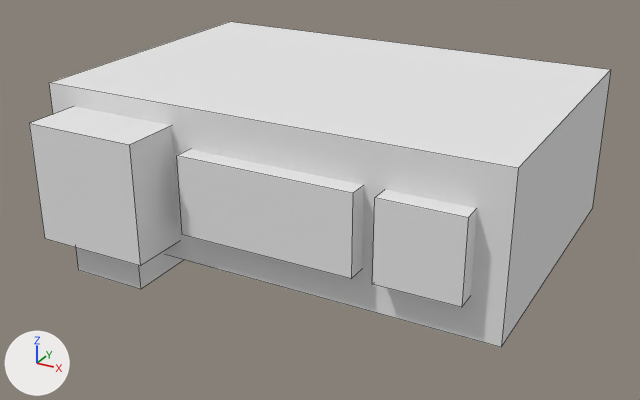
What one commit did to the OBJ model src/main/resources/assets/ivv/objmodels/parts/radiocopradio.obj.
One viewpoint serves both versions: a 50 mm lens placed at (0.321, -0.611, 0.319), pointed at (0.005, -0.036, 0.032). Every picture has the same lights, and +X, +Y and +Z are marked at lower left. Mesh edges are drawn as thin lines. Where no turn or scale is listed for an object, it has been applied to the vertices.

The first picture shows 'cube', 'knob', 'screen', 'thing'.
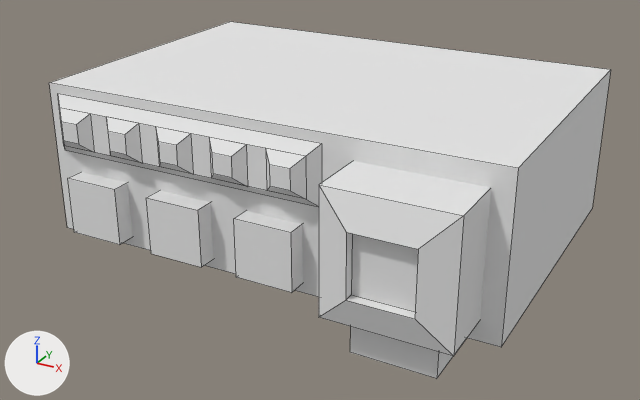
Edits to the bpy script that builds the scene:
```text
Change me_thing:
    remove me_thing.from_pydata(...)  # 16 vertices, 12 faces; spans x -0.1641..-0.0703, y -0.1719..-0.0781, z -0.0156..0.1094
    add me_thing.from_pydata(...)  # 24 vertices, 20 faces; spans x 0.0781..0.1719, y -0.1797..-0.0781, z -0.0156..0.1094
    me_thing part 1: the loose piece of 8 vertices spanning x -0.1484..-0.0859, y -0.1562..-0.0938, z -0.0156..0.0156 is moved by (0.2422, 0.0, 0.0)
    me_thing part 2: a new loose piece of 16 vertices spanning x 0.0781..0.1719, y -0.1797..-0.0781, z 0.0156..0.1094, in mat_m_0 (white #e7e7e7)
    me_thing part 3: the loose piece of 8 vertices spanning x -0.1641..-0.0703, y -0.1719..-0.0781, z 0.0156..0.1094 is deleted
Add me_ledbar:
    me_ledbar.from_pydata([(0.055, -0.125, 0.117), (0.047, -0.133, 0.109), (0.047, -0.133, 0.078), (0.055, -0.125, 0.07), (-0.172, -0.133, 0.078), (-0.172, -0.133, 0.109), (-0.18, -0.125, 0.117), (-0.18, -0.125, 0.07)], [], [(0, 1, 2, 3), (4, 5, 6, 7), (5, 1, 0, 6), (3, 2, 4, 7), (2, 1, 5, 4), (6, 0, 3, 7)])
    me_ledbar.materials.append(mat_m_0)  # white #e7e7e7
Add me_led5:
    me_led5.from_pydata([(0.0469, -0.1328, 0.1094), (0.0391, -0.1406, 0.1016), (0.0391, -0.1406, 0.0859), (0.0469, -0.1328, 0.0781), (0.0234, -0.1406, 0.0859), (0.0234, -0.1406, 0.1016), (0.0156, -0.1328, 0.1094), (0.0156, -0.1328, 0.0781)], [], [(0, 1, 2, 3), (4, 5, 6, 7), (5, 1, 0, 6), (3, 2, 4, 7), (2, 1, 5, 4), (6, 0, 3, 7)])
    me_led5.materials.append(mat_m_0)  # white #e7e7e7
Add me_led4:
    me_led4.from_pydata([(0.0, -0.1328, 0.1094), (-0.0078, -0.1406, 0.1016), (-0.0078, -0.1406, 0.0859), (0.0, -0.1328, 0.0781), (-0.0234, -0.1406, 0.0859), (-0.0234, -0.1406, 0.1016), (-0.0312, -0.1328, 0.1094), (-0.0312, -0.1328, 0.0781)], [], [(0, 1, 2, 3), (4, 5, 6, 7), (5, 1, 0, 6), (3, 2, 4, 7), (2, 1, 5, 4), (6, 0, 3, 7)])
    me_led4.materials.append(mat_m_0)  # white #e7e7e7
Add me_led3:
    me_led3.from_pydata([(-0.0469, -0.1328, 0.1094), (-0.0547, -0.1406, 0.1016), (-0.0547, -0.1406, 0.0859), (-0.0469, -0.1328, 0.0781), (-0.0703, -0.1406, 0.0859), (-0.0703, -0.1406, 0.1016), (-0.0781, -0.1328, 0.1094), (-0.0781, -0.1328, 0.0781)], [], [(0, 1, 2, 3), (4, 5, 6, 7), (5, 1, 0, 6), (3, 2, 4, 7), (2, 1, 5, 4), (6, 0, 3, 7)])
    me_led3.materials.append(mat_m_0)  # white #e7e7e7
Add me_led2:
    me_led2.from_pydata([(-0.0938, -0.1328, 0.1094), (-0.1016, -0.1406, 0.1016), (-0.1016, -0.1406, 0.0859), (-0.0938, -0.1328, 0.0781), (-0.1172, -0.1406, 0.0859), (-0.1172, -0.1406, 0.1016), (-0.125, -0.1328, 0.1094), (-0.125, -0.1328, 0.0781)], [], [(0, 1, 2, 3), (4, 5, 6, 7), (5, 1, 0, 6), (3, 2, 4, 7), (2, 1, 5, 4), (6, 0, 3, 7)])
    me_led2.materials.append(mat_m_0)  # white #e7e7e7
Add me_led1:
    me_led1.from_pydata([(-0.1406, -0.1328, 0.1094), (-0.1484, -0.1406, 0.1016), (-0.1484, -0.1406, 0.0859), (-0.1406, -0.1328, 0.0781), (-0.1641, -0.1406, 0.0859), (-0.1641, -0.1406, 0.1016), (-0.1719, -0.1328, 0.1094), (-0.1719, -0.1328, 0.0781)], [], [(0, 1, 2, 3), (4, 5, 6, 7), (5, 1, 0, 6), (3, 2, 4, 7), (2, 1, 5, 4), (6, 0, 3, 7)])
    me_led1.materials.append(mat_m_0)  # white #e7e7e7
Remove ob_knob:
    ob_knob = bpy.data.objects.new('knob', me_knob)
Remove ob_screen:
    ob_screen = bpy.data.objects.new('screen', me_screen)
Add ob_ledbar:
    ob_ledbar = bpy.data.objects.new('ledbar', me_ledbar)
    ob_ledbar.location = (0.0, 0.0, 0.0)
Add ob_led5:
    ob_led5 = bpy.data.objects.new('led5', me_led5)
    ob_led5.location = (0.0, 0.0, 0.0)
Add ob_led4:
    ob_led4 = bpy.data.objects.new('led4', me_led4)
    ob_led4.location = (0.0, 0.0, 0.0)
Add ob_led3:
    ob_led3 = bpy.data.objects.new('led3', me_led3)
    ob_led3.location = (0.0, 0.0, 0.0)
Add ob_led2:
    ob_led2 = bpy.data.objects.new('led2', me_led2)
    ob_led2.location = (0.0, 0.0, 0.0)
Add ob_led1:
    ob_led1 = bpy.data.objects.new('led1', me_led1)
    ob_led1.location = (0.0, 0.0, 0.0)
Add ob_knob3:
    ob_knob3 = bpy.data.objects.new('knob3', me_knob3)  # a box spanning x -0.0078..0.0391, y -0.1406..-0.1094, z 0.0078..0.0547; in mat_m_0 (white #e7e7e7)
    ob_knob3.location = (0.0, 0.0, 0.0)
Add ob_knob2:
    ob_knob2 = bpy.data.objects.new('knob2', me_knob2)  # a box spanning x -0.0859..-0.0391, y -0.1406..-0.1094, z 0.0078..0.0547; in mat_m_0 (white #e7e7e7)
    ob_knob2.location = (0.0, 0.0, 0.0)
Add ob_knob1:
    ob_knob1 = bpy.data.objects.new('knob1', me_knob1)  # a box spanning x -0.1641..-0.1172, y -0.1406..-0.1094, z 0.0078..0.0547; in mat_m_0 (white #e7e7e7)
    ob_knob1.location = (0.0, 0.0, 0.0)
```

What differs and where, as boxes (x1, y1, x2, y2) in the pictures (640 x 400 px; the box of a moved part takes in the faces that stretch with it):
'thing', reshaped (12% wider, 18% taller)
    before: (29, 106, 183, 289)
    after: (319, 161, 491, 378)
'screen', deleted
    before: (177, 149, 364, 279)
'knob', deleted
    before: (372, 190, 477, 307)
'ledbar', added
    after: (58, 94, 322, 207)
'knob3', added
    after: (234, 211, 303, 293)
'knob2', added
    after: (147, 190, 213, 267)
'knob1', added
    after: (68, 172, 133, 245)
'led5', added
    after: (266, 148, 306, 199)
'led4', added
    after: (209, 137, 248, 186)
'led3', added
    after: (156, 127, 193, 174)
'led2', added
    after: (106, 117, 142, 163)
'led1', added
    after: (59, 108, 94, 152)
part 1 of me_thing, moved or reshaped
    before: (76, 248, 183, 289)
    after: (350, 327, 453, 378)
part 2 of me_thing, added
    after: (319, 161, 491, 356)
part 3 of me_thing, deleted
    before: (29, 106, 179, 266)
